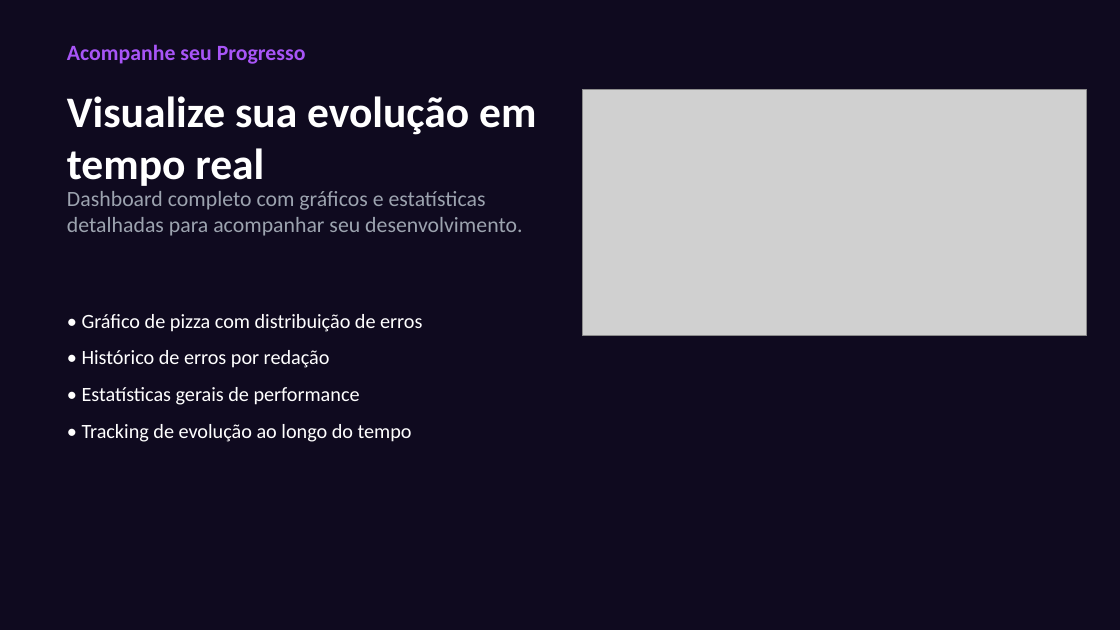
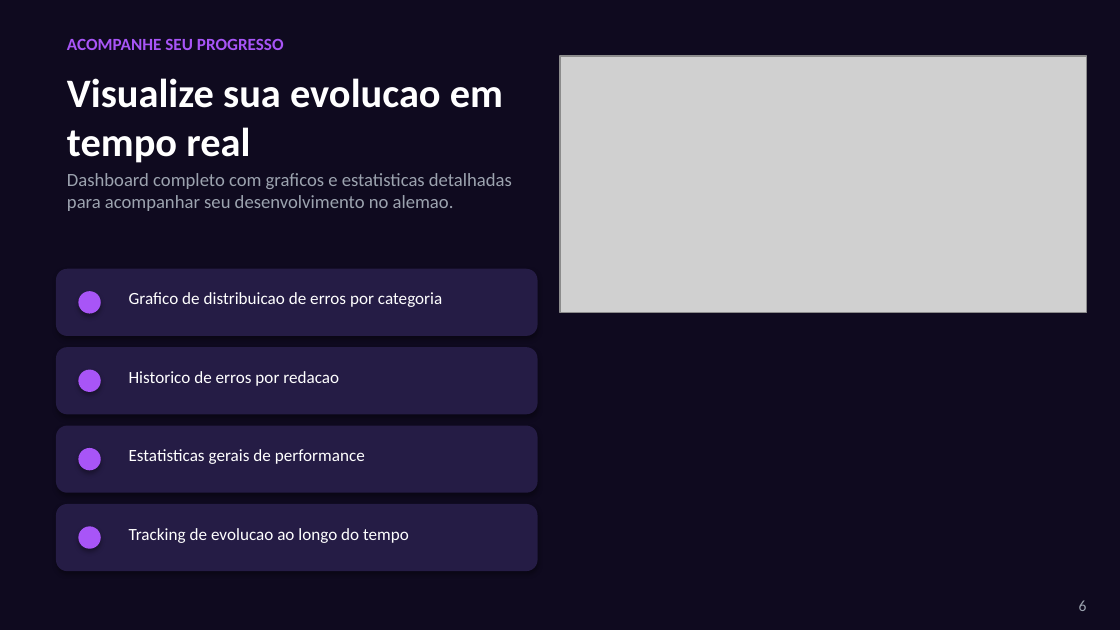
Before and after one commit to ImmoNeural/Correctmemycleverbot, a slide deck: slide 6 of CorrectMe_Apresentacao.pptx (slide 5 before the commit). Drawn at 1120x630 pixels with LibreOffice and Linux fonts; fonts in the diff are those of the drawing; grey boxes stand for pictures. Boxes give left, top, right and bottom in pixels: in the first picture for what was removed or moved away, otherwise in the second. Text is boxed around its words. In the diff, an @@ line names an element or a change of style, - is before the commit and + after.

```diff
--- a/CorrectMe_Apresentacao.pptx
+++ b/CorrectMe_Apresentacao.pptx
@@ text at bbox=[67, 38, 284, 50]: text changed; size 14 to 11 pt @@
-Acompanhe seu Progresso
+ACOMPANHE SEU PROGRESSO
@@ picture: place and size @@
-picture at bbox=[582, 90, 1086, 335]
+picture at bbox=[560, 56, 1086, 312]
@@ text at bbox=[67, 78, 503, 163]: text changed; size 28 to 26 pt @@
-Visualize sua evolução em tempo real
+Visualize sua evolucao em tempo real
@@ text at bbox=[67, 173, 512, 211]: text changed; size 14 to 12 pt @@
-Dashboard completo com gráficos e estatísticas detalhadas para acompanhar seu desenvolvimento.
+Dashboard completo com graficos e estatisticas detalhadas para acompanhar seu desenvolvimento no alemao.
@@ rounded rectangle added at bbox=[56, 269, 538, 336], fill #251C45 @@
@@ ellipse added at bbox=[78, 291, 101, 314], fill #A855F7 @@
@@ text added at bbox=[129, 292, 442, 307], 11 pt, text #FFFFFF @@
+Grafico de distribuicao de erros por categoria
@@ text removed at bbox=[82, 314, 422, 442] @@
-• Gráfico de pizza com distribuição de erros
-• Histórico de erros por redação
-• Estatísticas gerais de performance
-• Tracking de evolução ao longo do tempo
@@ rounded rectangle added at bbox=[56, 347, 538, 414], fill #251C45 @@
@@ ellipse added at bbox=[78, 370, 101, 392], fill #A855F7 @@
@@ text added at bbox=[129, 371, 339, 386], 11 pt, text #FFFFFF @@
+Historico de erros por redacao
@@ rounded rectangle added at bbox=[56, 426, 538, 493], fill #251C45 @@
@@ ellipse added at bbox=[78, 448, 101, 470], fill #A855F7 @@
@@ text added at bbox=[129, 449, 365, 464], 11 pt, text #FFFFFF @@
+Estatisticas gerais de performance
@@ rounded rectangle added at bbox=[56, 504, 538, 571], fill #251C45 @@
@@ ellipse added at bbox=[78, 526, 101, 549], fill #A855F7 @@
@@ text added at bbox=[129, 528, 409, 543], 11 pt, text #FFFFFF @@
+Tracking de evolucao ao longo do tempo
@@ text added at bbox=[1079, 600, 1087, 611], 10 pt, text #9CA3AF @@
+6
```
Also in this commit, not shown: 6 other slides changed, 8 slides added, 4 slides removed, 1 other file.
